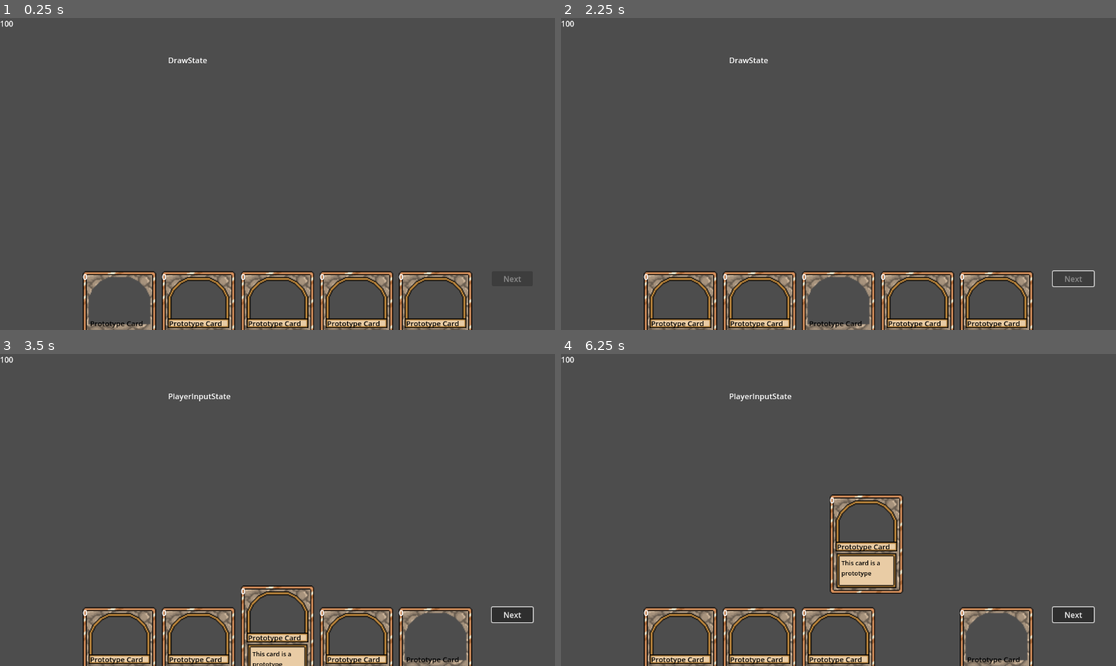
Above: before the commit, frames 1-4 (two rows, left to right).
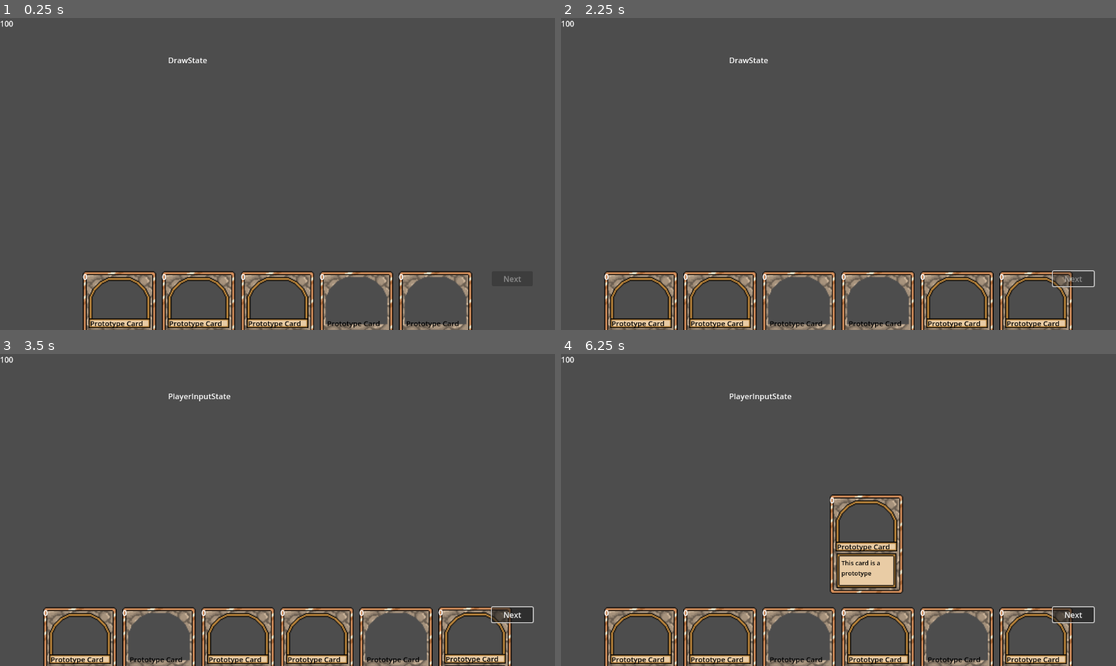
Above: after the commit, the same moments.

Repository: Milosavljevichh/deck_builder
Game: Godot game, scene res://scenes/player/player.tscn
Two runs of this game, one before a commit and one after it. Both use one fixed random seed, a clock stepped at 60 frames per second and the inputs below. The project has no main scene, so this scene is started directly.
Inputs (mouse positions are in pixels of both pictures, inside the frame that each line leads up to):
- Up to frame 1 (0.25 s): no input
- Up to frame 2 (2.25 s): tap Enter at 0.5 s; drag from (683, 320) to (838, 320) at 0.52 s; click "Next" at 1.25 s; click "Next" at 2 s
- Up to frame 3 (3.5 s): tap Space at 2.75 s; drag from (122, 656) to (277, 656) at 2.77 s
- Up to frame 4 (6.25 s): click "Next" at 3.5 s; tap Enter at 4.25 s; move the mouse to (683, 656) at 4.27 s; click (683, 656) at 4.35 s; drag from (683, 656) to (916, 656) at 5.02 s; drag from (916, 656) to (866, 510) at 5.77 s

The runs differ from the first frame. In frame 1, 1.8% of the frame differs, in the area x 15-85%, y 83-100%; in frame 2, 9.1%; in frame 3, 10%, in the area x 7-93%, y 74-100%; in frame 4, 8.8%.

Commit message:
added card drawing, fixed grab bug

Diff:
--- a/scripts/card_classes/card.gd
+++ b/scripts/card_classes/card.gd
@@ -17,7 +17,6 @@
 var draggable = false
 var is_in_queue = false
 var player
-var selected_card
 
 func set_up(data: CardData):
 #	load data
@@ -30,24 +29,24 @@
 	cost.text = str(data.cost)
 	card_name.text = str(data.card_name)
 	player = get_tree().get_first_node_in_group("player")
-	selected_card = player.selected_card
+
 
 func _physics_process(delta):
 #	create dragging && make sure only one card is dragged
 	if hovered_over:
-		if !selected_card:
+		if !player.selected_card:
 			ui.position.y = lerp(ui.position.y, HOVER_OFFSET, 10 * delta)
-		if Input.is_mouse_button_pressed(MOUSE_BUTTON_LEFT) && !selected_card:
+		if Input.is_mouse_button_pressed(MOUSE_BUTTON_LEFT) && !player.selected_card:
 			draggable = true
-			selected_card = self
+			player.selected_card = self
 		elif Input.is_action_just_released("mouse_left"):
 			draggable = false
-			selected_card = null
+			player.selected_card = null
 			if is_in_queue == false:
 				player.add_card_to_hand(self)
 	else:
 		ui.position.y = lerp(ui.position.y, 0.0, 10 * delta)
-	if draggable && selected_card == self:
+	if draggable && player.selected_card == self:
 		ui.position.y = 0
 		global_position = Vector2(get_global_mouse_position().x - custom_minimum_size.x/2, get_global_mouse_position().y - 32)
 
--- a/scripts/controls/states/draw_state.gd
+++ b/scripts/controls/states/draw_state.gd
@@ -8,21 +8,21 @@
 @onready var timer = $Timer
 
 func draw_cards(amount: int):
-	if player.current_deck.size() - 1 > 0:
-		for i in range(0, amount):
-			var top_card = card_scene.instantiate()
-			player.add_card_to_hand(top_card)
-			top_card.set_up(player.current_deck.pop_front())
-			player.hand_array.push_back(top_card)
-	else:
-		player.create_deck()
+	for i in range(0, amount):
+		var top_card = card_scene.instantiate()
+		player.add_card_to_hand(top_card)
+		top_card.set_up(player.current_deck.pop_front())
 
 func on_state_entered(args = null):
 	proceed_btn.disabled = true
 	var draw_amount = 5
 	if args is int:
 		draw_amount = args
-	draw_cards(draw_amount)
+	if player.current_deck.size() - 1 > 0:
+		draw_cards(draw_amount)
+	else:
+		player.create_deck()
+		draw_cards(draw_amount)
 	timer.start()
 
 func on_state_exited():
--- a/scripts/player/deck.gd
+++ b/scripts/player/deck.gd
@@ -10,4 +10,3 @@
 	card_inventory.push_back(all_cards["prototype_card2"])
 	card_inventory.push_back(all_cards["prototype_card"])
 	card_inventory.push_back(all_cards["prototype_card"])
-	card_inventory.push_back(all_cards["prototype_card"])
--- a/scripts/player/player.gd
+++ b/scripts/player/player.gd
@@ -11,7 +11,6 @@
 
 var discard_pile := []
 var current_deck
-var hand_array := []
 var selected_card: Card:
 	get:
 		return selected_card
@@ -37,7 +36,7 @@
 	current_deck.shuffle()
 
 func create_deck():
-	current_deck = deck.card_inventory
+	current_deck = deck.card_inventory.duplicate()
 	shuffle_deck()
 
 func _process(delta):
--- a/scripts/player/ui/proceed.gd
+++ b/scripts/player/ui/proceed.gd
@@ -4,4 +4,8 @@
 @export var from_state : State
 
 func _on_pressed():
-	to_state.Transitioned.emit(from_state, to_state.name.to_lower())
+	if to_state.name.to_lower() == "drawstate":
+		to_state.Transitioned.emit(from_state, to_state.name.to_lower(), 1)
+	else:
+
+		to_state.Transitioned.emit(from_state, to_state.name.to_lower())
